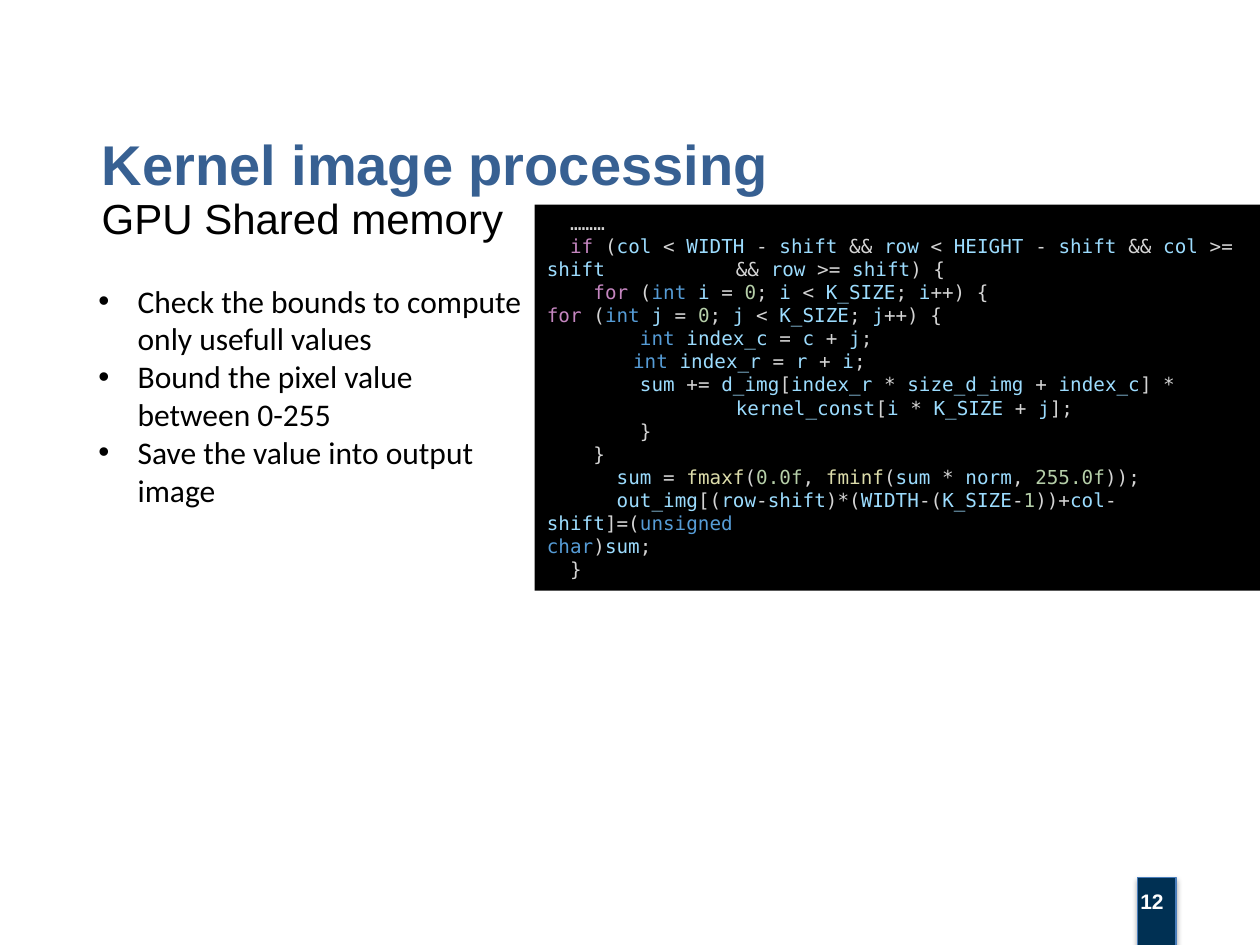
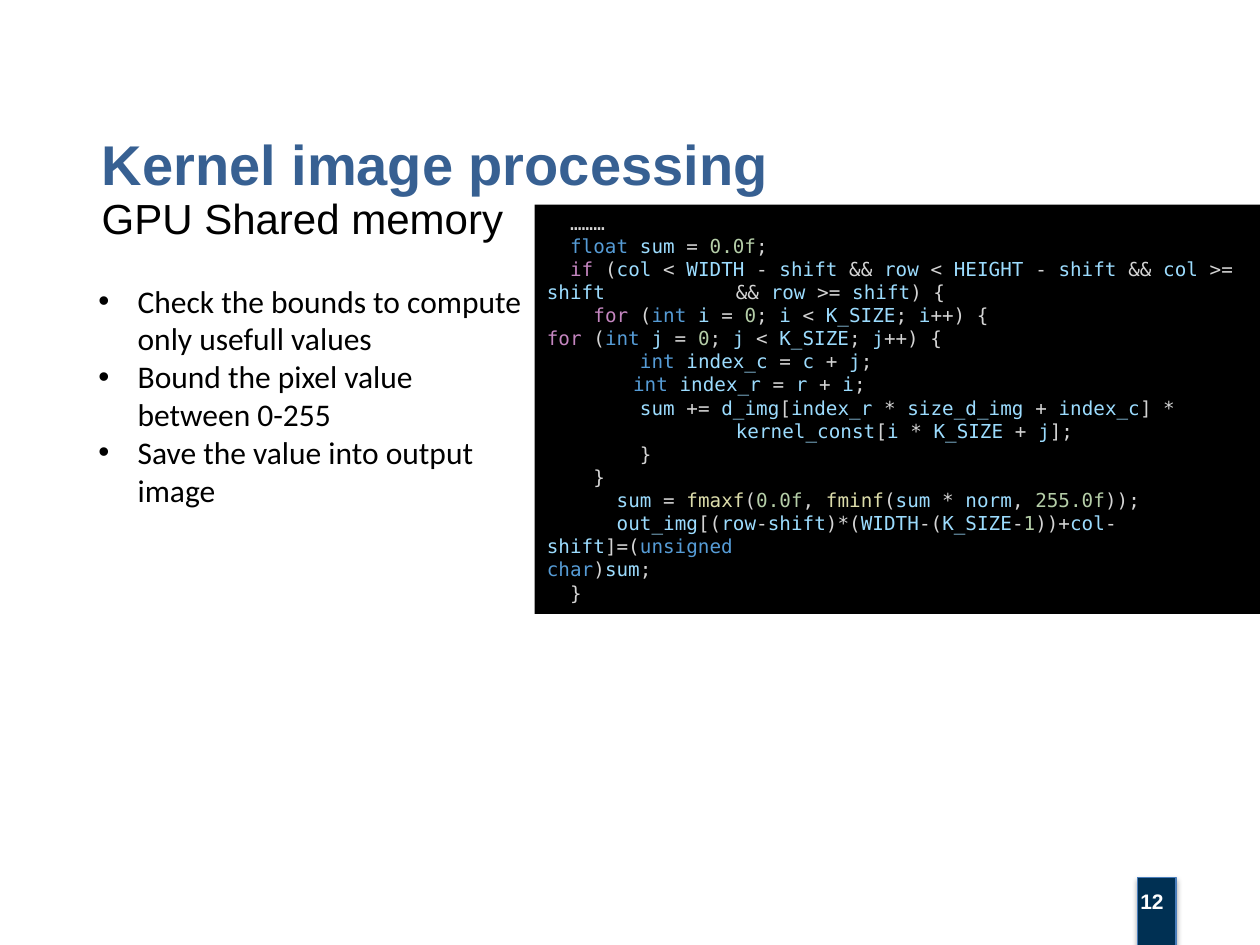
Before and after one commit to villifCoder559/KernelImageProcessing, a slide deck: slide 12 of project_report/kernel_image_processing_presentation.pptx. Drawn at 1260x945 pixels with LibreOffice and Linux fonts; fonts in the diff are those of the drawing; background and template pictures are left out. Boxes give left, top, right and bottom in pixels: in the first picture for what was removed or moved away, otherwise in the second. Text is boxed around its words. In the diff, an @@ line names an element or a change of style, - is before the commit and + after.

```diff
--- a/project_report/kernel_image_processing_presentation.pptx
+++ b/project_report/kernel_image_processing_presentation.pptx
@@ rectangle "………": place and size @@
-rectangle "………" at bbox=[534, 205, 1260, 591]
+rectangle "………" at bbox=[534, 205, 1260, 615]
@@ text in rectangle at bbox=[570, 238, 768, 256]: paragraph added @@
+float sum = 0.0f;
```
Also in this commit, not shown: 3 other slides changed.
